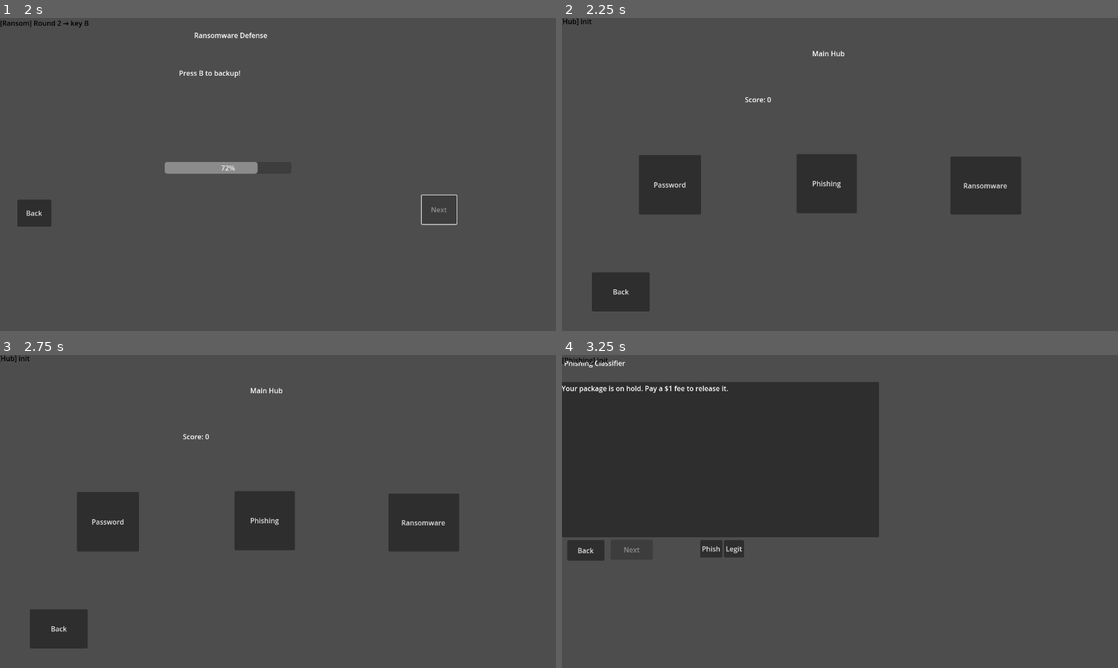
Above: before the commit, frames 1-4 (two rows, left to right).
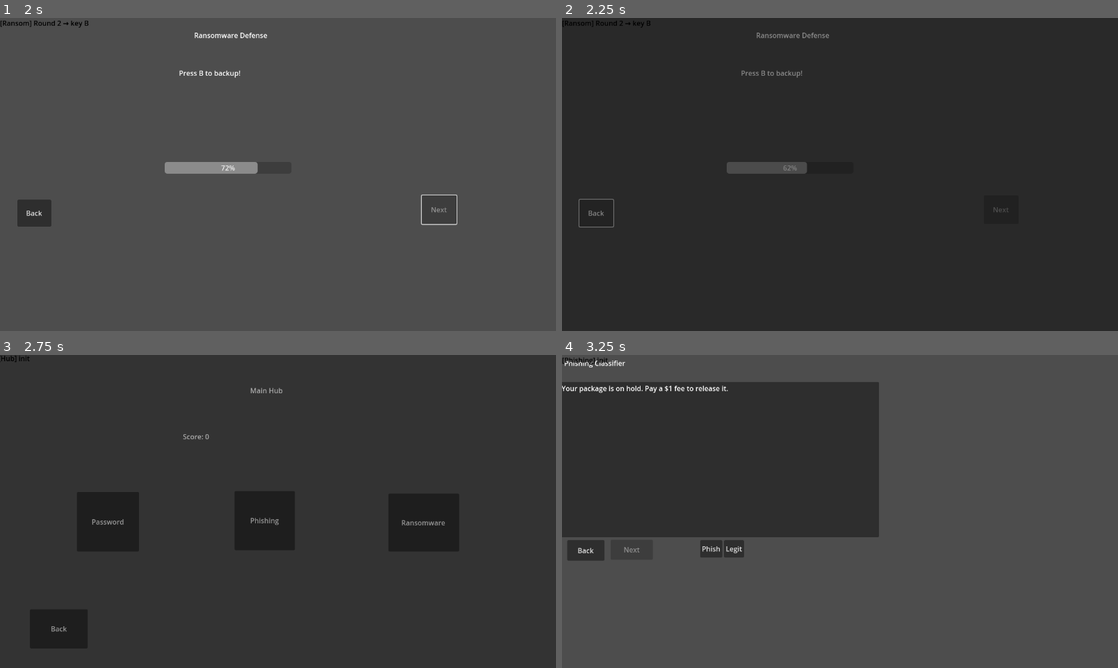
Above: after the commit, the same moments.

Repository: gjayaun1/GCYBR-CAPSTONE
Game: Godot game, scene res://scenes/minigames/Ransom.tscn
The game is run twice, just before and just after one commit, with the same random seed, the same clock (stepped at 60 frames per second) and the same inputs. This scene is started directly instead of the project's main scene.
Inputs:
- Up to frame 1 (2 s): tap P at 0.5 s; click "Next" at 1.25 s
- Up to frame 2 (2.25 s): click "Back" at 2 s
- Up to frame 3 (2.75 s): no input
- Up to frame 4 (3.25 s): click "Phishing" at 2.75 s

Frame 1 is identical in both runs. In frame 2, 92% of the frame differs, in the area x 0-100%, y 0-100%; in frame 3, 92%; in frame 4, nothing differs.

Commit message:
Transition screen, started score summary implementation, not done.
Added t

Diff:
--- a/gcybr-capstone-game/project.godot
+++ b/gcybr-capstone-game/project.godot
@@ -14,10 +14,12 @@
 run/main_scene="uid://c4nqe2mjnqlo2"
 config/features=PackedStringArray("4.5", "Forward Plus")
 config/icon="res://icon.svg"
+run/autoload_on_startup=true
 
 [autoload]
 
 Game="*res://scripts/Game.gd"
+Transition="*res://scenes/Transition.tscn"
 
 [display]
 
--- /dev/null
+++ b/gcybr-capstone-game/scenes/CanvasLayer.tscn
@@ -0,0 +1,21 @@
+[gd_scene load_steps=2 format=3 uid="uid://dcqnxjss425xu"]
+
+[ext_resource type="Script" uid="uid://bvvaw24qyjn3n" path="res://scripts/Transition.gd" id="1_714o0"]
+
+[node name="TransitionLayer" type="Control"]
+layout_mode = 3
+anchors_preset = 15
+anchor_right = 1.0
+anchor_bottom = 1.0
+grow_horizontal = 2
+grow_vertical = 2
+script = ExtResource("1_714o0")
+
+[node name="FadeRect" type="ColorRect" parent="."]
+layout_mode = 1
+anchors_preset = 15
+anchor_right = 1.0
+anchor_bottom = 1.0
+grow_horizontal = 2
+grow_vertical = 2
+color = Color(0, 0, 0, 1)
--- /dev/null
+++ b/gcybr-capstone-game/scenes/ScoreSummary.tscn
@@ -0,0 +1,38 @@
+[gd_scene load_steps=2 format=3 uid="uid://cpjjdmm5vh5gh"]
+
+[ext_resource type="Script" uid="uid://dk7f503qcj3hx" path="res://scripts/ScoreSummary.gd" id="1_q0lmb"]
+
+[node name="ScoreSummary" type="Control"]
+layout_mode = 3
+anchors_preset = 15
+anchor_right = 1.0
+anchor_bottom = 1.0
+grow_horizontal = 2
+grow_vertical = 2
+script = ExtResource("1_q0lmb")
+
+[node name="VBoxContainer" type="VBoxContainer" parent="."]
+layout_mode = 1
+anchors_preset = 8
+anchor_left = 0.5
+anchor_top = 0.5
+anchor_right = 0.5
+anchor_bottom = 0.5
+offset_left = -20.0
+offset_top = -20.0
+offset_right = 20.0
+offset_bottom = 20.0
+grow_horizontal = 2
+grow_vertical = 2
+
+[node name="TitleLabel" type="Label" parent="VBoxContainer"]
+layout_mode = 2
+
+[node name="ScoreLabel" type="Label" parent="VBoxContainer"]
+layout_mode = 2
+
+[node name="HighScoreLabel" type="Label" parent="VBoxContainer"]
+layout_mode = 2
+
+[node name="BackButton" type="Button" parent="VBoxContainer"]
+layout_mode = 2
--- /dev/null
+++ b/gcybr-capstone-game/scenes/Transition.tscn
@@ -0,0 +1,21 @@
+[gd_scene load_steps=2 format=3 uid="uid://b2idsjd260d5w"]
+
+[ext_resource type="Script" uid="uid://bvvaw24qyjn3n" path="res://scripts/Transition.gd" id="1_fyjtc"]
+
+[node name="CanvasLayer" type="Control"]
+layout_mode = 3
+anchors_preset = 15
+anchor_right = 1.0
+anchor_bottom = 1.0
+grow_horizontal = 2
+grow_vertical = 2
+script = ExtResource("1_fyjtc")
+
+[node name="FadeRect" type="ColorRect" parent="."]
+layout_mode = 1
+anchors_preset = 15
+anchor_right = 1.0
+anchor_bottom = 1.0
+grow_horizontal = 2
+grow_vertical = 2
+color = Color(0, 0, 0, 1)
--- a/gcybr-capstone-game/scripts/Game.gd
+++ b/gcybr-capstone-game/scripts/Game.gd
@@ -1,13 +1,44 @@
+# res://scripts/Game.gd
 extends Node
-signal score_changed(new_score:int)
-var score:int = 0
-var last_result:String = ""  # e.g., "win"/"lose" for a minigame
 
-func add_score(n:int) -> void:
-	score += n
-	emit_signal("score_changed", score)
+signal score_changed(value: int)
+signal high_score_changed(value: int)
 
-func reset() -> void:
+var score: int = 0
+var high_score: int = 0
+var last_result: String = ""
+
+const SAVE_PATH := "user://cyberedu_save.cfg"
+
+func _ready() -> void:
+	load_save()
+	score_changed.emit(score)
+	high_score_changed.emit(high_score)
+
+func add_score(amount: int) -> void:
+	score += amount
+	if score > high_score:
+		high_score = score
+		high_score_changed.emit(high_score)
+		save()
+	score_changed.emit(score)
+
+func reset_score() -> void:
 	score = 0
-	last_result = ""
-	emit_signal("score_changed", score)
+	score_changed.emit(score)
+
+func save() -> void:
+	var cfg := ConfigFile.new()
+	cfg.set_value("scores", "high_score", high_score)
+	cfg.set_value("scores", "last_score", score)  # optional, for future use
+	var err := cfg.save(SAVE_PATH)
+	if err != OK:
+		push_warning("Game.gd: Could not save score file at %s" % SAVE_PATH)
+
+func load_save() -> void:
+	var cfg := ConfigFile.new()
+	var err := cfg.load(SAVE_PATH)
+	if err == OK:
+		high_score = int(cfg.get_value("scores", "high_score", 0))
+	else:
+		high_score = 0
--- a/gcybr-capstone-game/scripts/Password.gd
+++ b/gcybr-capstone-game/scripts/Password.gd
@@ -37,7 +37,7 @@
 	check_btn.mouse_filter = Control.MOUSE_FILTER_STOP
 	field.text_submitted.connect(func(_t): _check())
 	check_btn.pressed.connect(_check)
-	back_btn.pressed.connect(func(): get_tree().change_scene_to_file(SCN_HUB))
+	back_btn.pressed.connect(func(): Transition.change_scene("res://scenes/Hub.tscn"))
 
 func _verify_nodes() -> bool:
 	var req := {
--- a/gcybr-capstone-game/scripts/Phishing.gd
+++ b/gcybr-capstone-game/scripts/Phishing.gd
@@ -50,7 +50,8 @@
 	phish_btn.pressed.connect(func(): _answer(true))
 	legit_btn.pressed.connect(func(): _answer(false))
 	next_btn.pressed.connect(_next)
-	back_btn.pressed.connect(func(): get_tree().change_scene_to_file(SCN_HUB))
+	back_btn.pressed.connect(func(): Transition.change_scene("res://scenes/Hub.tscn"))
+
 
 	_show_current()
 
@@ -94,7 +95,7 @@
 func _next() -> void:
 	index += 1
 	if index >= items.size():
-		get_tree().change_scene_to_file(SCN_HUB)
+		Transition.change_scene("res://scenes/Hub.tscn")
 	else:
 		_show_current()
 
--- a/gcybr-capstone-game/scripts/Ransom.gd
+++ b/gcybr-capstone-game/scripts/Ransom.gd
@@ -40,7 +40,7 @@
 
 	# Wire buttons
 	next_btn.pressed.connect(_next_round)
-	back_btn.pressed.connect(func(): get_tree().change_scene_to_file(SCN_HUB))
+	back_btn.pressed.connect(func(): Transition.change_scene("res://scenes/Hub.tscn"))
 
 	# Input & RNG
 	set_process(true)
@@ -67,7 +67,7 @@
 func _start_round() -> void:
 	round += 1
 	if round > ROUNDS:
-		get_tree().change_scene_to_file(SCN_HUB)
+		Transition.change_scene("res://scenes/Hub.tscn")
 		return
 
 	# Reset state
--- /dev/null
+++ b/gcybr-capstone-game/scripts/ScoreSummary.gd
@@ -0,0 +1,22 @@
+# res://scripts/ScoreSummary.gd
+extends Control
+
+@onready var title_label: Label    = $VBox/TitleLabel
+@onready var score_label: Label    = $VBox/ScoreLabel
+@onready var high_label: Label     = $VBox/HighScoreLabel
+@onready var back_btn: Button      = $VBox/BackBtn
+
+func _ready() -> void:
+	title_label.text = "Session Summary"
+	score_label.text = "Score this session: %d" % Game.score
+	high_label.text  = "Best score: %d" % Game.high_score
+
+	back_btn.text = "Back to Main Menu"
+	back_btn.pressed.connect(_back_to_menu)
+
+	# Make sure any new high score is written to disk
+	Game.save()
+
+func _back_to_menu() -> void:
+	Game.reset_score()
+	Transition.change_scene("res://scenes/MainMenu.tscn")
--- /dev/null
+++ b/gcybr-capstone-game/scripts/Transition.gd
@@ -0,0 +1,53 @@
+# res://scripts/Transition.gd
+extends Control
+
+@onready var fade_rect: ColorRect = $FadeRect
+
+var duration: float = 0.4
+
+func _ready() -> void:
+	# Draw above everything
+	z_index = 1024
+	top_level = true
+	call_deferred("_move_to_front")
+
+	# Cover whole screen
+	set_anchors_preset(Control.PRESET_FULL_RECT)
+	fade_rect.set_anchors_preset(Control.PRESET_FULL_RECT)
+
+	# Don't block mouse by default
+	mouse_filter = Control.MOUSE_FILTER_IGNORE
+	fade_rect.mouse_filter = Control.MOUSE_FILTER_IGNORE
+
+	# Start fully transparent
+	fade_rect.visible = true
+	fade_rect.modulate.a = 0.0
+	# _fade_in()  # optional at startup
+
+func _move_to_front() -> void:
+	var p := get_parent()
+	if p:
+		p.move_child(self, p.get_child_count() - 1)
+
+func change_scene(path: String) -> void:
+	# While transitioning, block clicks so players don't double-press
+	mouse_filter = Control.MOUSE_FILTER_STOP
+	fade_rect.mouse_filter = Control.MOUSE_FILTER_STOP
+
+	var t := create_tween()
+	t.tween_property(fade_rect, "modulate:a", 1.0, duration)
+	t.tween_callback(Callable(self, "_after_fade_out").bind(path))
+
+func _after_fade_out(path: String) -> void:
+	get_tree().change_scene_to_file(path)
+	_fade_in()
+
+func _fade_in() -> void:
+	var t := create_tween()
+	t.tween_property(fade_rect, "modulate:a", 0.0, duration)
+	t.tween_callback(Callable(self, "_end_transition"))
+
+func _end_transition() -> void:
+	# Let clicks pass through again
+	mouse_filter = Control.MOUSE_FILTER_IGNORE
+	fade_rect.mouse_filter = Control.MOUSE_FILTER_IGNORE
Not shown, added: gcybr-capstone-game/scripts/ScoreSummary.gd.uid
Not shown, added: gcybr-capstone-game/scripts/Transition.gd.uid
